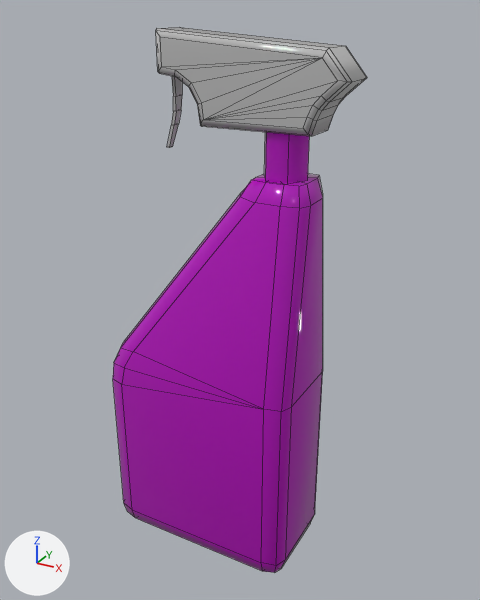
An edit to the FBX model Assets/ART/Meshes/MAINTENANCE ROOM/SM_Cleaning_Product_01.fbx, drawn before and after from the same camera.
Both versions are drawn from a 50 mm lens placed at (0.291, -0.482, 0.503), pointed at (0.02, 0.01, 0.257). The axes (+X, +Y, +Z) are drawn at lower left. The lights are the same throughout. The picture after the commit comes second. Mesh edges are drawn as thin lines. Where no turn or scale is listed for an object, it has been applied to the vertices. Vertices at exactly the same position are counted once.

In view in the first picture: 'SM_Cleaning_Product_01'.
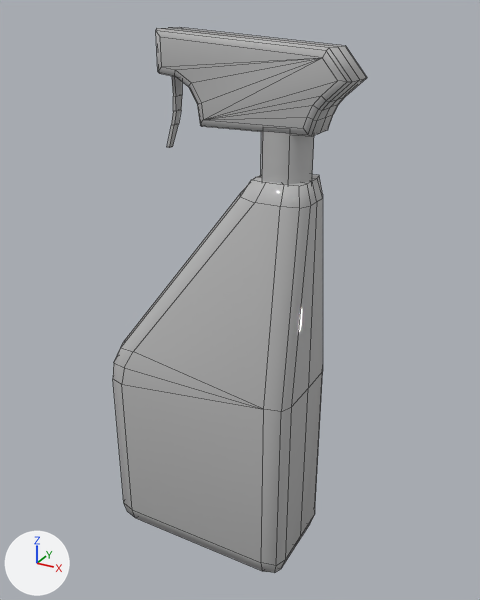
Pixel boxes [x1, y1, x2, y2] of what changed, in the pictures (480 x 600 px; the box of a moved part takes in the faces that stretch with it):
part 1 of me_mesh, moved or reshaped: before [264, 132, 310, 183]; after [261, 131, 314, 185]
part 2 of me_mesh, built on: [159, 27, 367, 567] in both
part 3 of me_mesh, recoloured (lighter): [113, 177, 323, 573] in both

Edits to the bpy script that builds the scene:
```text
Change me_mesh:
    used by ob_sm_cleaning_product_01; location = (0.0, 0.0, 0.0)
    remove me_mesh.from_pydata(...)  # 182 vertices, 182 faces; spans x -0.095..0.124, y -0.051..0.051, z 0.0..0.489
    add me_mesh.from_pydata(...)  # 216 vertices, 215 faces; spans x -0.095..0.124, y -0.051..0.051, z 0.0..0.489
    me_mesh part 1: the loose piece of 12 vertices spanning x 0.048..0.087, y -0.017..0.017, z 0.378..0.417 is scaled about its middle by 1.18, in mat_m_plastic_red (grey #bcbcbc)
    me_mesh part 2
    33 faces are deleted
    13 vertices are added at x -0.085..0.095, y -0.011..0.011, z 0.207..0.378
    12 new vertices lie (0.0, 0.016, 0.0) away from vertices in x -0.04..0.124, y -0.016, z 0.416..0.489
    9 new vertices lie (0.0, 0.035, 0.0) away from vertices in x -0.095..0.095, y -0.035, z 0.0..0.191
    66 new faces join them
    me_mesh part 3: 58 faces spanning x -0.095..0.095, y -0.051..0.051, z 0.0..0.378 switch from mat_m_plastic_03 (pink #b500bc) to mat_m_plastic_red (grey #bcbcbc)
```
